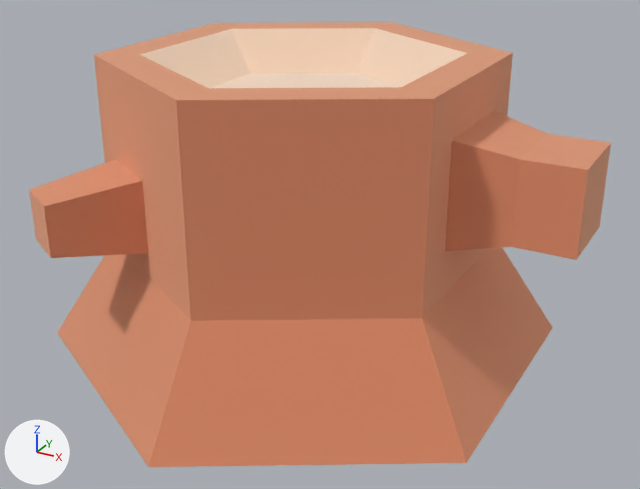
The glTF model public/models/nf2/nature/stump_roundDetailed.glb as it was, and as the next commit left it.
Before and after are seen from a 50 mm lens placed at (0.29, -0.507, 0.276), pointed at (0.018, -0.012, 0.028). Lighting does not change. The marker at lower left points along +X, +Y and +Z. The picture after the commit comes second. Where no turn or scale is listed for an object, it has been applied to the vertices.

The first picture shows 'stump_roundDetailed'.
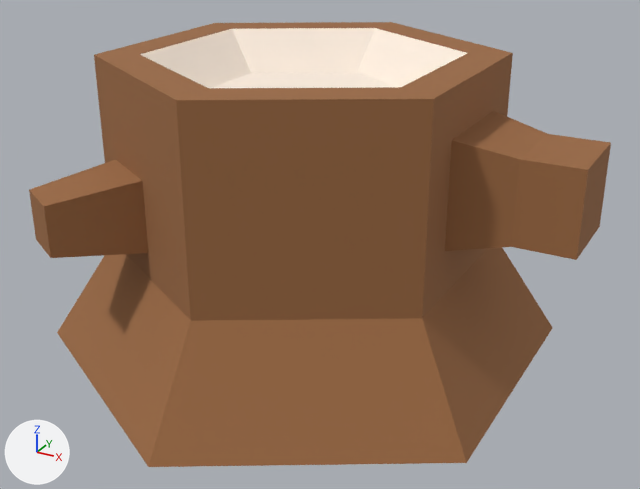
What differs and where, as boxes [x1, y1, x2, y2] in the pictures (640 x 489 px):
'stump_roundDetailed', recoloured, surface changed (darker)
    both: [29, 22, 611, 467]

Edits to the bpy script that builds the scene:
```text
Change mat_woodbark:
    mat_woodbark.metallic: 1.0 -> 0.0
    mat_woodbark.base_color: (0.886, 0.514, 0.341) -> (0.332, 0.144, 0.0545)  # beige #f2be9e -> brown #9c6a42
Change mat_woodinner:
    mat_woodinner.metallic: 1.0 -> 0.0
Remove ob_tmpparent:
    ob_tmpparent = bpy.data.objects.new('tmpParent', None)
    ob_tmpparent.location = (0.0, 0.0, 0.0)
```
